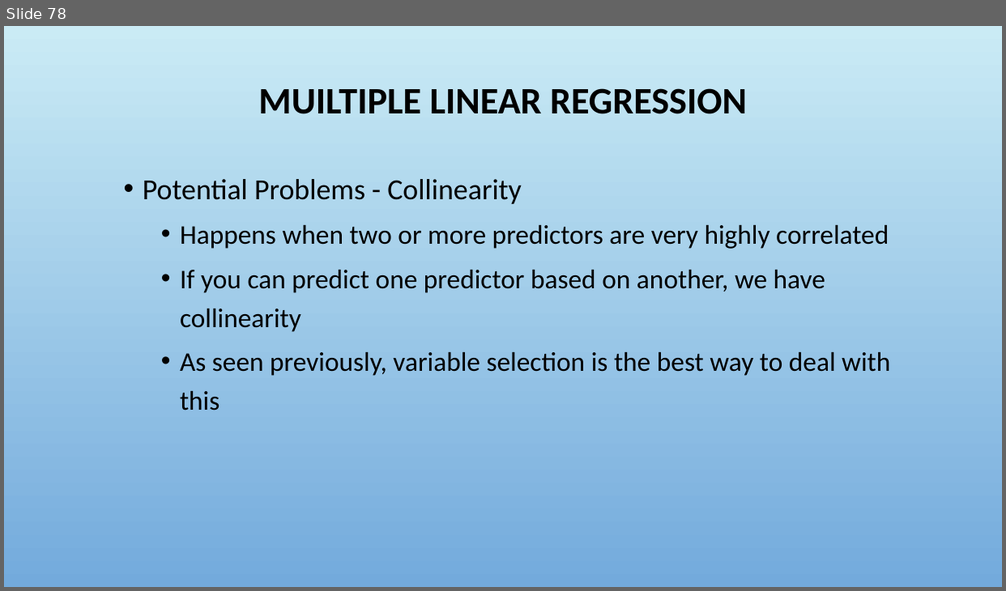
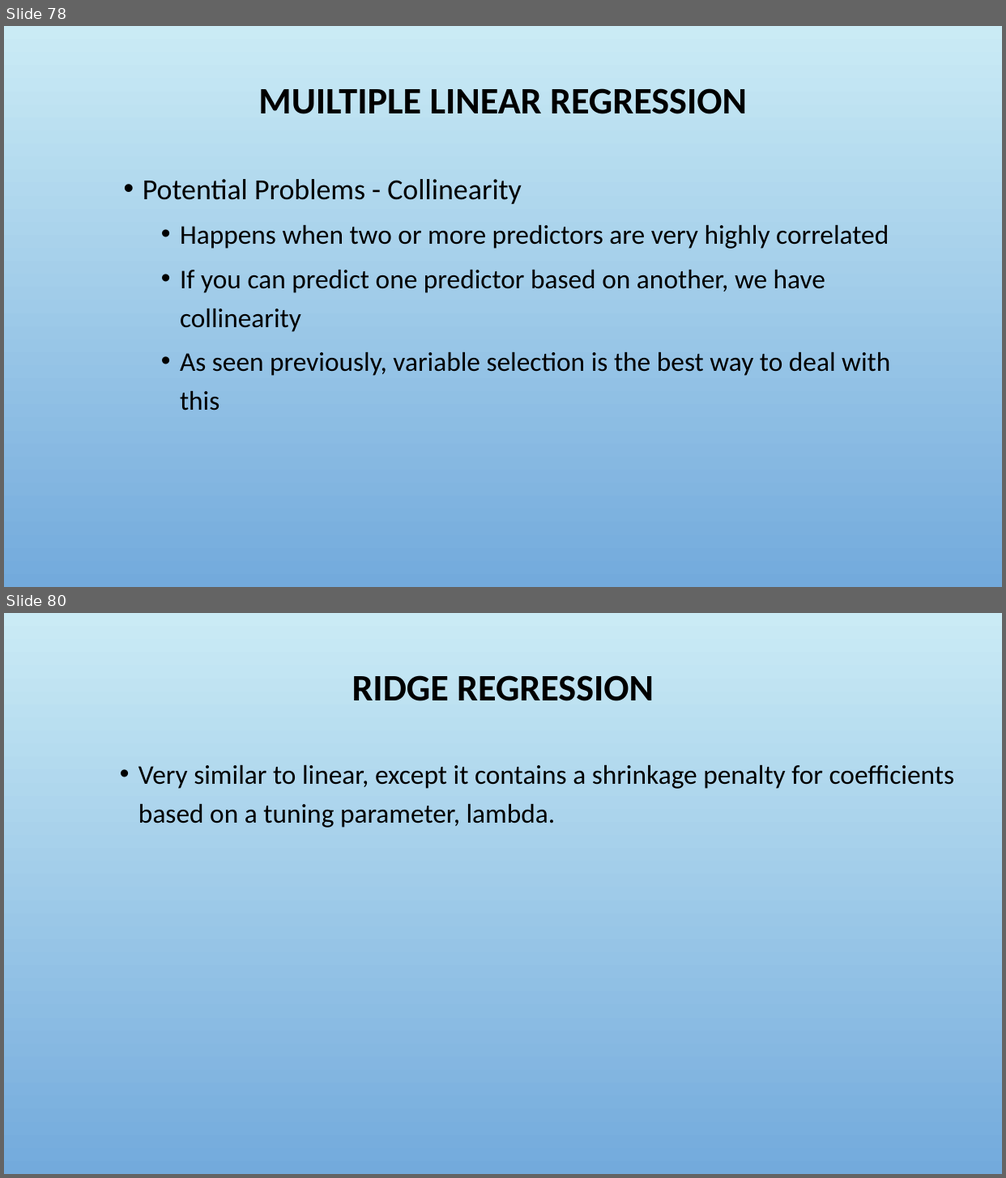
Before and after one commit to fredhutchio/intro-machine-learning, a slide deck: 3. Regression.pptx. Shown one above the other, each under a label of ours: slide 78 before the commit, slides 78 and 80 after it; the slides between them are not shown. The pictures are 1006x591 and 1006x1178 pixels, drawn with LibreOffice and Linux fonts; fonts in the diff are those of the drawing; background and template pictures are left out. Boxes give left, top, right and bottom in pixels: in the first picture for what was removed or moved away, otherwise in the second. Text is boxed around its words. In the diff, an @@ line names an element or a change of style, - is before the commit and + after.

```diff
--- a/3. Regression.pptx
+++ b/3. Regression.pptx
@@ slide 80 added at box(4, 613, 1002, 1174), background picture (left out) @@
@@ title added at box(352, 675, 654, 701), 36 pt, text #000000, bold @@
+RIDGE REGRESSION
@@ text added at box(138, 765, 955, 828), 26 pt, text #000000 @@
+    • Very similar to linear, except it contains a shrinkage penalty for coefficients based on a tuning parameter, lambda.
```
Also in this commit, not shown: 2 slides changed, 10 other slides added, 1 other file.
